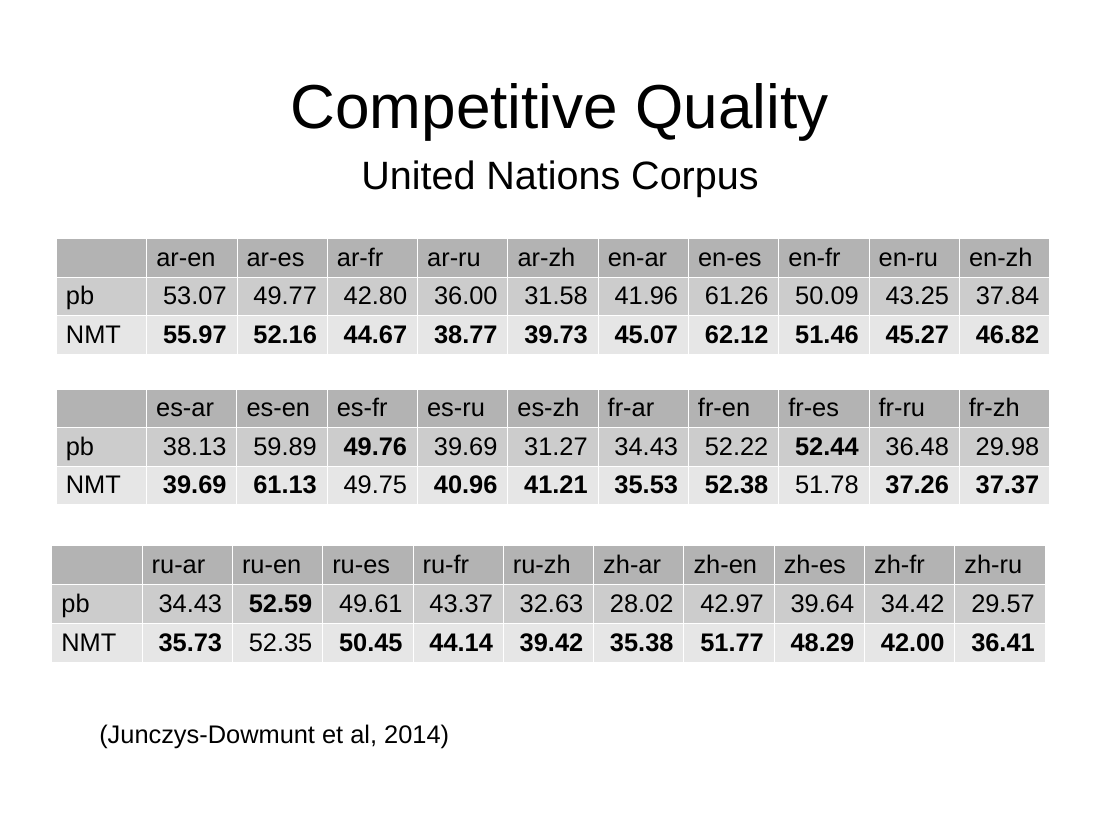
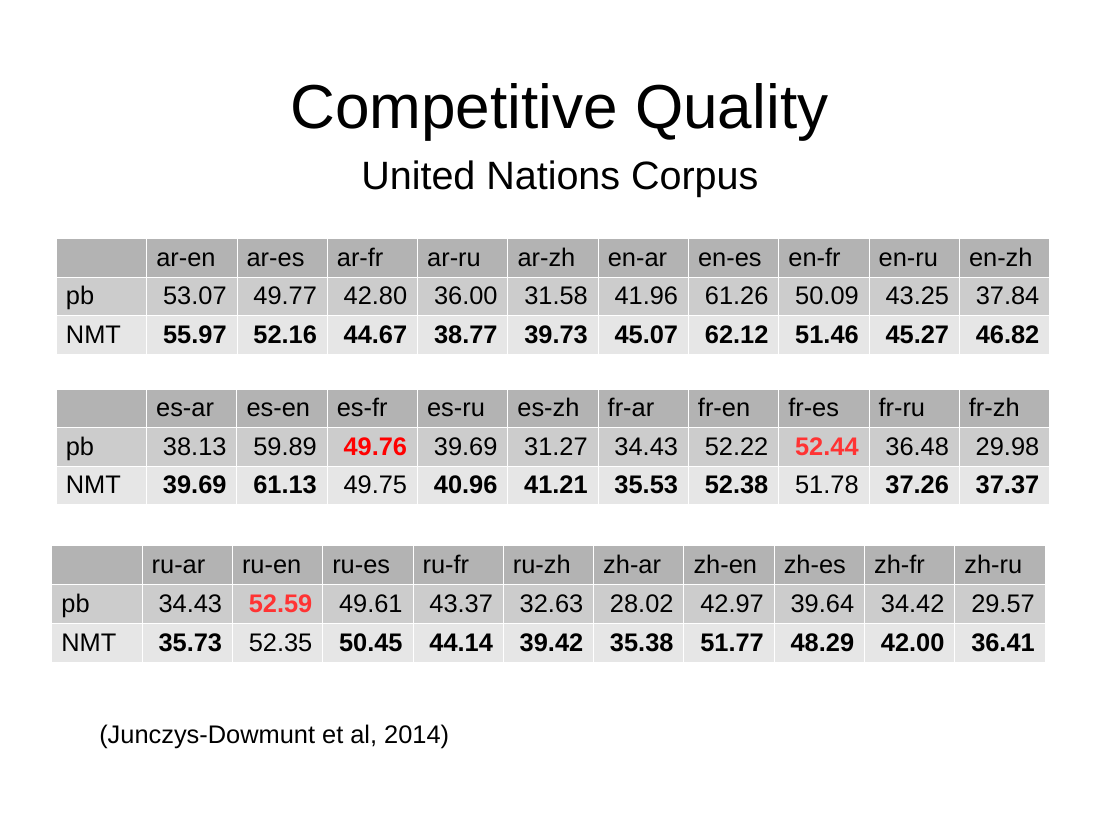
Before and after one commit to hieuhoang/papers, a slide deck: slide 5 of mtma17/slides.pptx. Drawn at 1120x840 pixels with LibreOffice and Linux fonts; fonts in the diff are those of the drawing. Boxes give left, top, right and bottom in pixels: in the first picture for what was removed or moved away, otherwise in the second. Text is boxed around its words. In the diff, an @@ line names an element or a change of style, - is before the commit and + after.

```diff
--- a/mtma17/slides.pptx
+++ b/mtma17/slides.pptx
@@ table at box(56, 388, 1051, 504) @@
@@ text colour #000000 to #FF0000 in "49.76" @@
@@ text colour #000000 to #FF3333 in "52.44" @@
@@ table at box(52, 546, 1047, 663) @@
@@ text colour #000000 to #FF3333 in "52.59" @@
```
Also in this commit, not shown: 9 other slides changed, 1 slide added, 1 other file.
